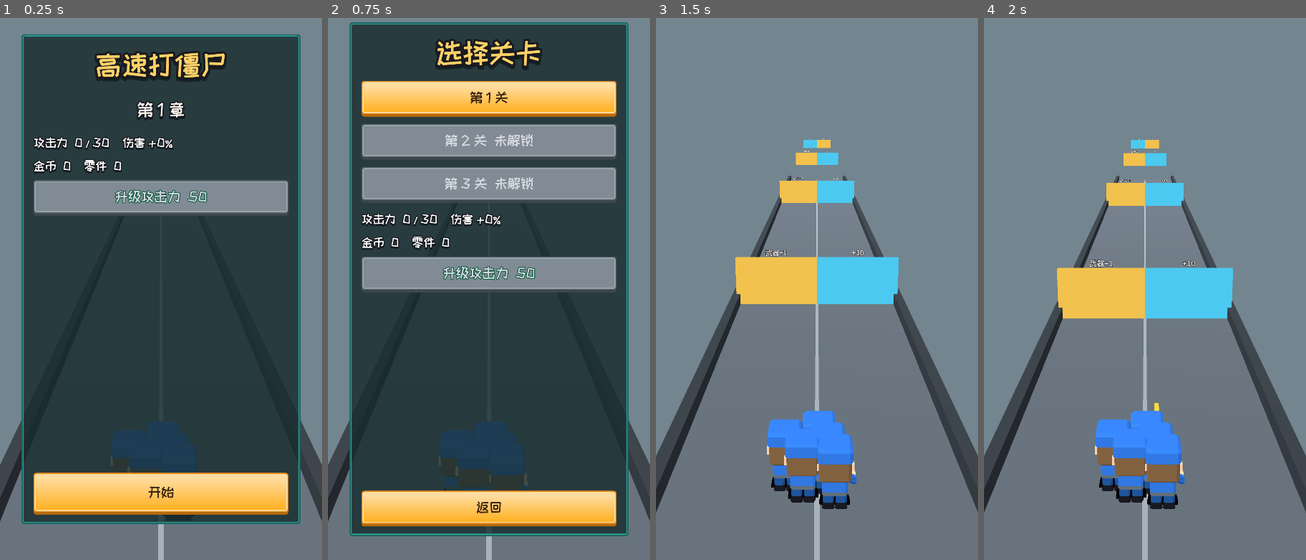
Above: before the commit, frames 1-4 (left to right).
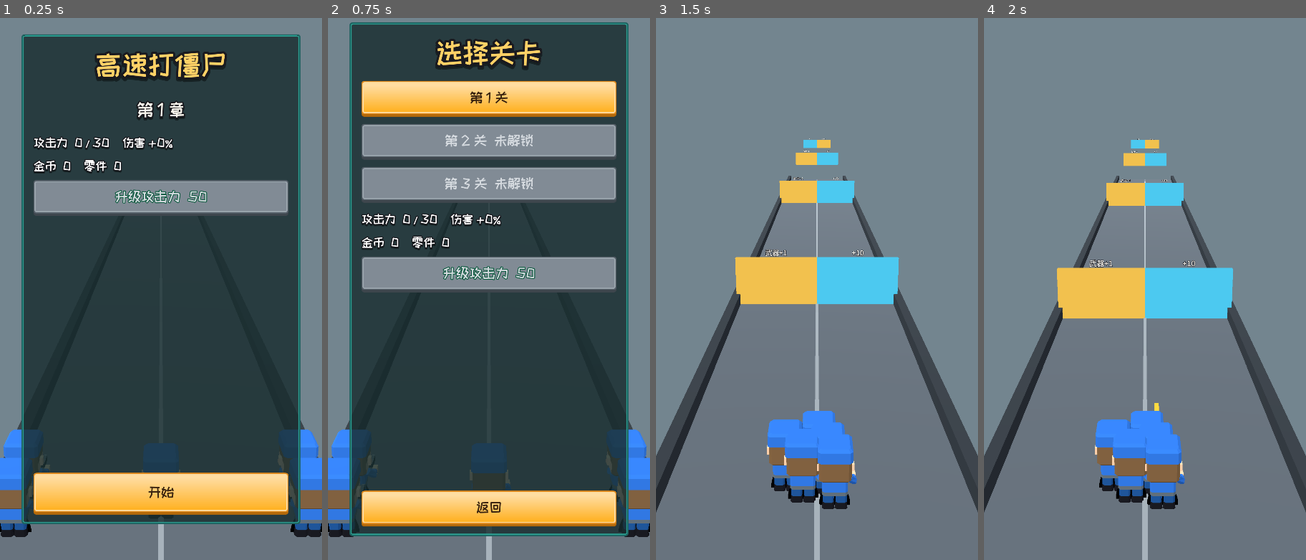
Above: after the commit, the same moments.

Repository: sylsaint/zombie-blaster
Game: Godot game, scene res://scenes/main.tscn
Two runs of this game, one before a commit and one after it. Both use one fixed random seed, a clock stepped at 60 frames per second and the inputs below.
Inputs:
- Up to frame 1 (0.25 s): no input
- Up to frame 2 (0.75 s): click "开始" at 0.5 s
- Up to frame 3 (1.5 s): click "第 1 关" at 1.25 s
- Up to frame 4 (2 s): no input

The runs differ from the first frame. In frame 1, 2.9% of the frame differs, in the area x 0-100%, y 75-96%; in frame 2, 2.9%; in frame 3, nothing differs; in frame 4, nothing differs.

Commit message:
Stand the menu squad in the lane beside the title panel.
The panel covers the middle of the lane, so the outer soldiers sit in the visible strips where the capsule used to read as an empty level.

Co-authored-by: nihilism9 <sylsaint@users.noreply.github.com>

Diff:
--- a/scripts/crowd_view.gd
+++ b/scripts/crowd_view.gd
@@ -239,15 +239,14 @@
 			node.multimesh.visible_instance_count = 0
 
 
-## Menu stand-in. Same body and pistol MultiMeshes the fight uses, posed in the squad formation.
-func show_idle_squad(origin: Vector3, count: int) -> void:
-	var offsets := SquadAnchor.formation_offsets(count)
-	var n := mini(offsets.size(), SQUAD_CAP)
+## Menu stand-in. Same body and pistol MultiMeshes the fight uses.
+func show_idle_squad(points: PackedVector3Array) -> void:
+	var n := mini(points.size(), SQUAD_CAP)
 	var i := 0
 	while i < n:
 		var o := i * 12
-		var px := origin.x + offsets[i].x
-		var pz := origin.z + offsets[i].z
+		var px := points[i].x
+		var pz := points[i].z
 		_write_origin(_buf_squad, o, px, pz)
 		_write_origin(_buf_weapon, o, px, pz)
 		var blob := i * 12
--- a/scripts/level_host.gd
+++ b/scripts/level_host.gd
@@ -156,7 +156,21 @@
 func _sync_menu_squad() -> void:
 	if crowd == null:
 		return
-	crowd.show_idle_squad(_menu_origin(), MENU_SQUAD)
+	crowd.show_idle_squad(_menu_points())
+
+
+## The title panel covers the middle of the lane. The outer soldiers stand in the
+## strips beside it; the middle one keeps the old capsule's spot.
+func _menu_points() -> PackedVector3Array:
+	var origin := _menu_origin()
+	var side := 3.15
+	var pts := PackedVector3Array()
+	pts.append(Vector3(origin.x - side, 0.0, origin.z + 1.05))
+	pts.append(Vector3(origin.x - side, 0.0, origin.z - 0.15))
+	pts.append(Vector3(origin.x, 0.0, origin.z + 0.45))
+	pts.append(Vector3(origin.x + side, 0.0, origin.z + 1.05))
+	pts.append(Vector3(origin.x + side, 0.0, origin.z - 0.15))
+	return pts
 
 
 func _menu_origin() -> Vector3:
